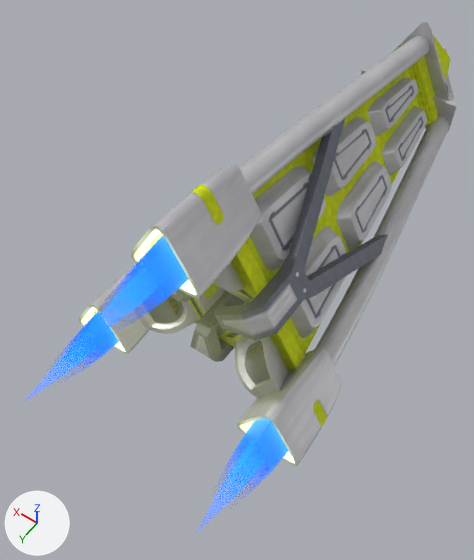
What one commit did to the Blender file Providence/providence.blend.
Rendered twice from a 50 mm lens placed at (-3.67, 7.61, 8.0), pointed at (0.21, 2.17, -0.55). The axes (+X, +Y, +Z) are drawn at lower left. The lights are the same throughout.

Script lines for the objects in view, before the commit:
```python
ob_base_glow = bpy.data.objects.new('Base Glow', me_base)
ob_base_glow.location = (0.0, 0.55, -0.01)
ob_engineglow_001 = bpy.data.objects.new('EngineGlow.001', me_cylinder_008)
ob_engineglow_001.location = (0.0, 0.0, 0.0)
ob_engineglow_001.rotation_euler = (1.571, 0.0, 0.0)  # degrees (90, 0, 0)
ob_engineglow_002 = bpy.data.objects.new('EngineGlow.002', me_cylinder_008)
ob_engineglow_002.location = (0.0, 0.0, 0.0)
ob_engineglow_002.rotation_euler = (1.571, 2.094, 0.0)  # degrees (90, 120, 0)
ob_engineglow_003 = bpy.data.objects.new('EngineGlow.003', me_cylinder_008)
ob_engineglow_003.location = (0.0, 0.0, 0.0)
ob_engineglow_003.rotation_euler = (1.571, -2.094, 0.0)  # degrees (90, -120, 0)
ob_engineglow_004 = bpy.data.objects.new('EngineGlow.004', me_cylinder_009)
ob_engineglow_004.location = (0.0, 0.0, 0.0)
ob_engineglow_004.rotation_euler = (1.571, 0.0, 0.0)  # degrees (90, 0, 0)
ob_engineglow_005 = bpy.data.objects.new('EngineGlow.005', me_cylinder_009)
ob_engineglow_005.location = (0.0, 0.0, 0.0)
ob_engineglow_005.rotation_euler = (1.571, 2.094, 0.0)  # degrees (90, 120, 0)
ob_engineglow_006 = bpy.data.objects.new('EngineGlow.006', me_cylinder_009)
ob_engineglow_006.location = (0.0, 0.0, 0.0)
ob_engineglow_006.rotation_euler = (1.571, -2.094, 0.0)  # degrees (90, -120, 0)
```
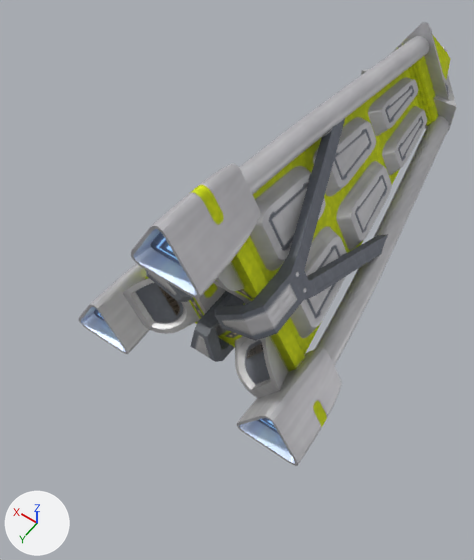
What changed in the scene script:
```text
Add img_providence_emission_png:
    img_providence_emission_png = load_image('providence_emission.png', 'textures/providence_emission.png', 2048, 2048, 'sRGB')
Add mat_base:
    mat_base = bpy.data.materials.new('base')
    # uses the picture img_providence_diffuse_png
    # uses the picture img_providence_emission_png
    # uses the picture img_providence_metallic_png
    # uses the picture img_providence_normal_png
    # uses the picture img_providence_roughness_png
Remove ob_engineglow_001:
    ob_engineglow_001 = bpy.data.objects.new('EngineGlow.001', me_cylinder_008)
    ob_engineglow_001.location = (0.0, 0.0, 0.0)
    ob_engineglow_001.rotation_euler = (1.571, 0.0, 0.0)  # degrees (90, 0, 0)
    ob_engineglow_001.visible_shadow = False
Remove ob_engineglow_002:
    ob_engineglow_002 = bpy.data.objects.new('EngineGlow.002', me_cylinder_008)
    ob_engineglow_002.location = (0.0, 0.0, 0.0)
    ob_engineglow_002.rotation_euler = (1.571, 2.094, 0.0)  # degrees (90, 120, 0)
    ob_engineglow_002.visible_shadow = False
Remove ob_engineglow_003:
    ob_engineglow_003 = bpy.data.objects.new('EngineGlow.003', me_cylinder_008)
    ob_engineglow_003.location = (0.0, 0.0, 0.0)
    ob_engineglow_003.rotation_euler = (1.571, -2.094, 0.0)  # degrees (90, -120, 0)
    ob_engineglow_003.visible_shadow = False
Remove ob_engineglow_004:
    ob_engineglow_004 = bpy.data.objects.new('EngineGlow.004', me_cylinder_009)
    ob_engineglow_004.location = (0.0, 0.0, 0.0)
    ob_engineglow_004.rotation_euler = (1.571, 0.0, 0.0)  # degrees (90, 0, 0)
    ob_engineglow_004.visible_shadow = False
Remove ob_engineglow_005:
    ob_engineglow_005 = bpy.data.objects.new('EngineGlow.005', me_cylinder_009)
    ob_engineglow_005.location = (0.0, 0.0, 0.0)
    ob_engineglow_005.rotation_euler = (1.571, 2.094, 0.0)  # degrees (90, 120, 0)
    ob_engineglow_005.visible_shadow = False
Remove ob_engineglow_006:
    ob_engineglow_006 = bpy.data.objects.new('EngineGlow.006', me_cylinder_009)
    ob_engineglow_006.location = (0.0, 0.0, 0.0)
    ob_engineglow_006.rotation_euler = (1.571, -2.094, 0.0)  # degrees (90, -120, 0)
    ob_engineglow_006.visible_shadow = False
Change ob_base_glow:
    remove ob_base_glow.material_slots[0].link = 'OBJECT'; ob_base_glow.material_slots[0].material = mat_base_glow
    add ob_base_glow.material_slots[0].link = 'OBJECT'; ob_base_glow.material_slots[0].material = mat_base
```

Location of each change, (x1, y1, x2, y2) in pixels of the pictures (474 x 560 px):
'Base Glow', recoloured
    both: (79, 223, 300, 466)
'EngineGlow.004', deleted
    before: (128, 236, 189, 298)
'EngineGlow.006', deleted
    before: (238, 418, 289, 469)
'EngineGlow.001', deleted
    before: (111, 264, 160, 313)
'EngineGlow.003', deleted
    before: (228, 442, 266, 487)
'EngineGlow.005', deleted
    before: (76, 312, 119, 355)
'EngineGlow.002', deleted
    before: (61, 332, 97, 368)
